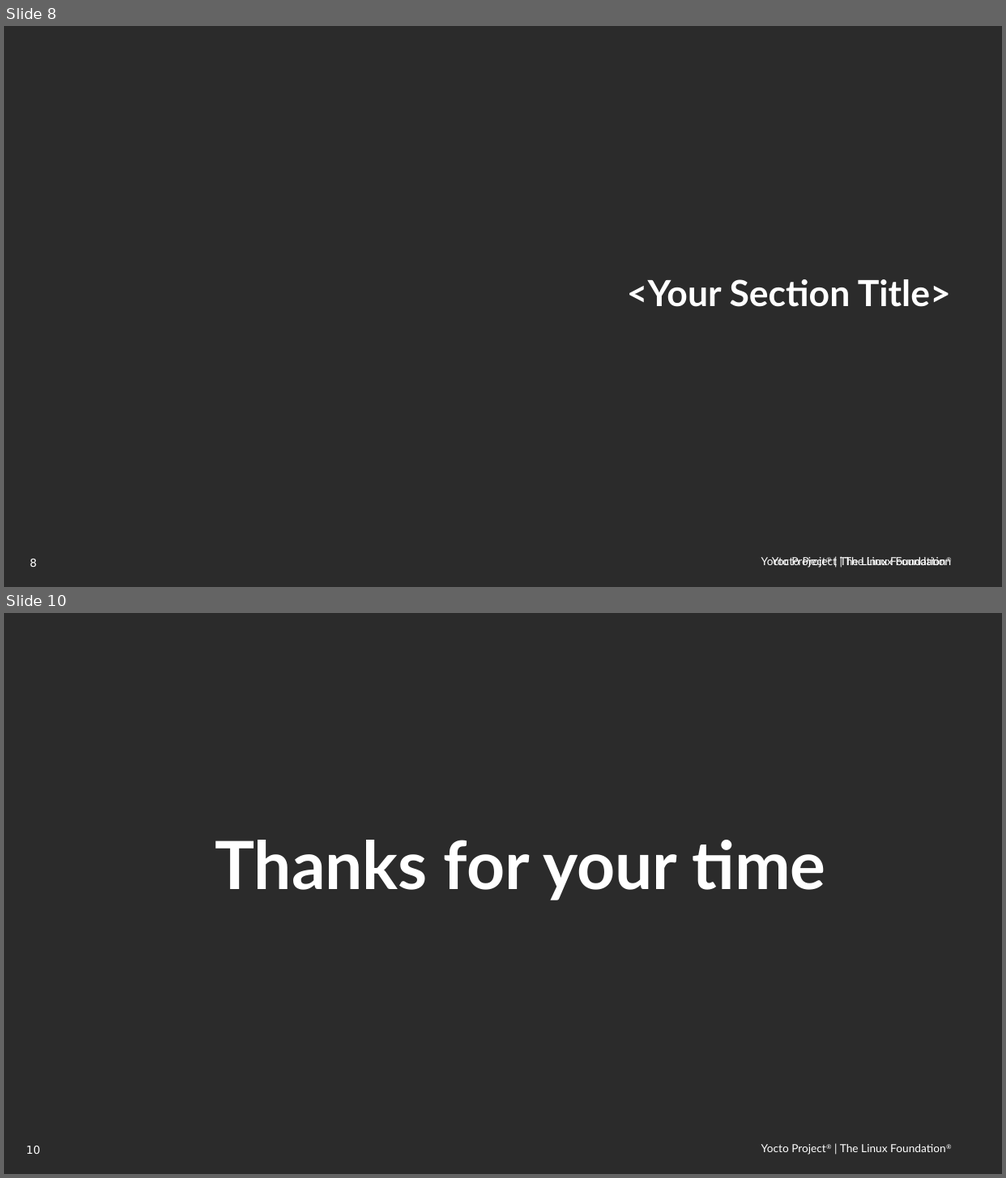
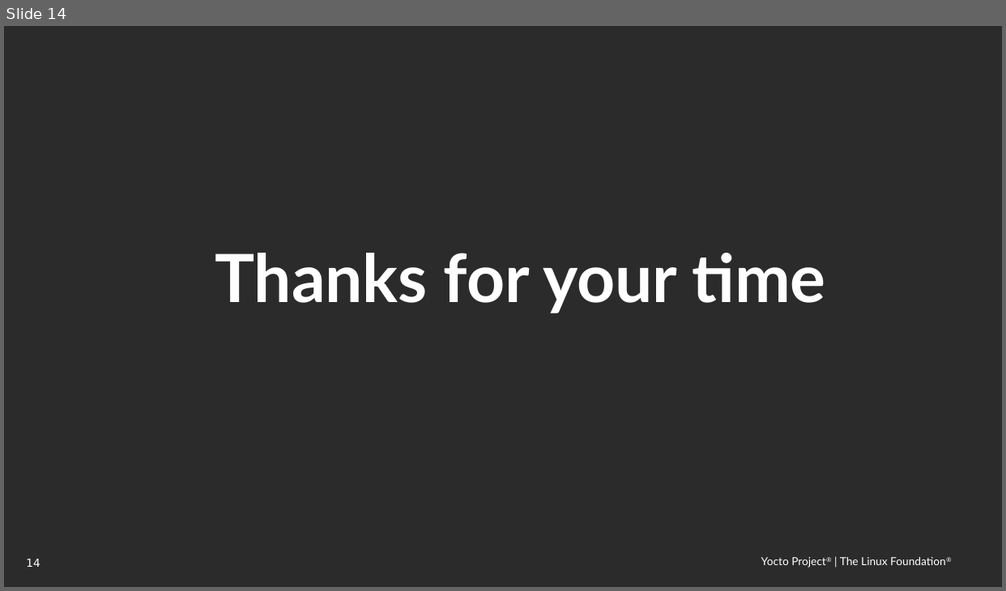
Before and after one commit to threexc/yocto-tekton, a slide deck: yddtalk/YP_DevDay_k8s_tekton.odp. Shown one above the other, each under a label of ours: slides 8 and 10 before the commit, slide 14 after it; the slides between them are not shown. The pictures are 1006x1178 and 1006x591 pixels, drawn with LibreOffice and Linux fonts; fonts in the diff are those of the drawing; background and template pictures are left out; a plain dark background stands for a picture behind light text. Boxes give left, top, right and bottom in pixels: in the first picture for what was removed or moved away, otherwise in the second. Text is boxed around its words. In the diff, an @@ line names an element or a change of style, - is before the commit and + after.

```diff
--- a/yddtalk/YP_DevDay_k8s_tekton.odp
+++ b/yddtalk/YP_DevDay_k8s_tekton.odp
@@ slide 8 removed at box(4, 26, 1002, 587), background picture (left out); not listed: 2 template elements that a slide beside it also shows @@
@@ title removed at box(627, 280, 951, 307) @@
-<Your Section Title>
@@ text removed at box(761, 557, 952, 568) @@
-Yocto Project | The Linux Foundation
@@ what was slide 10 is now slide 14 @@
@@ page number at box(26, 559, 40, 567): text changed @@
-10
+14
```
Also in this commit, not shown: 2 slides changed, 7 slides added, 2 other slides removed.
